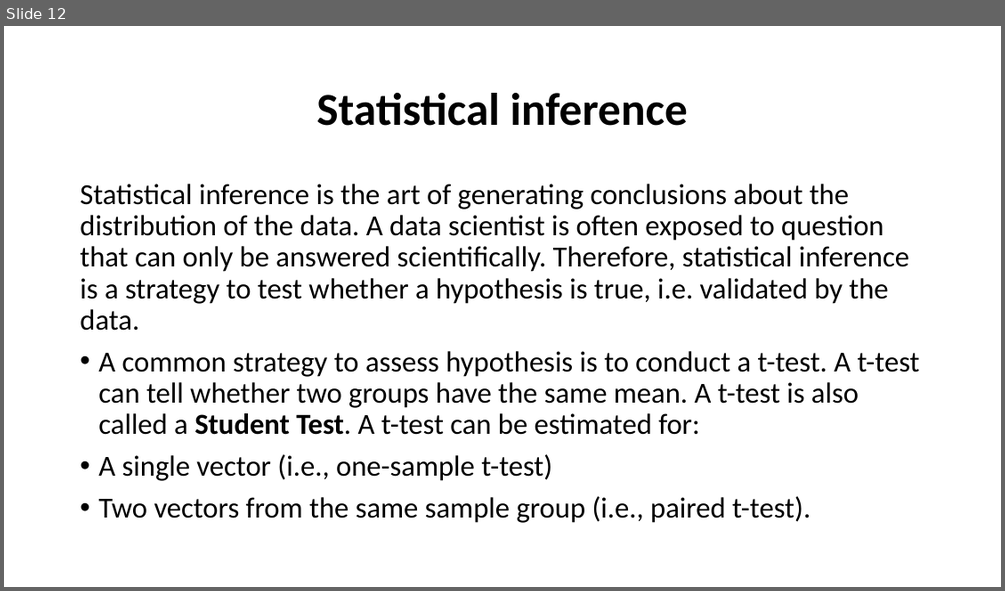
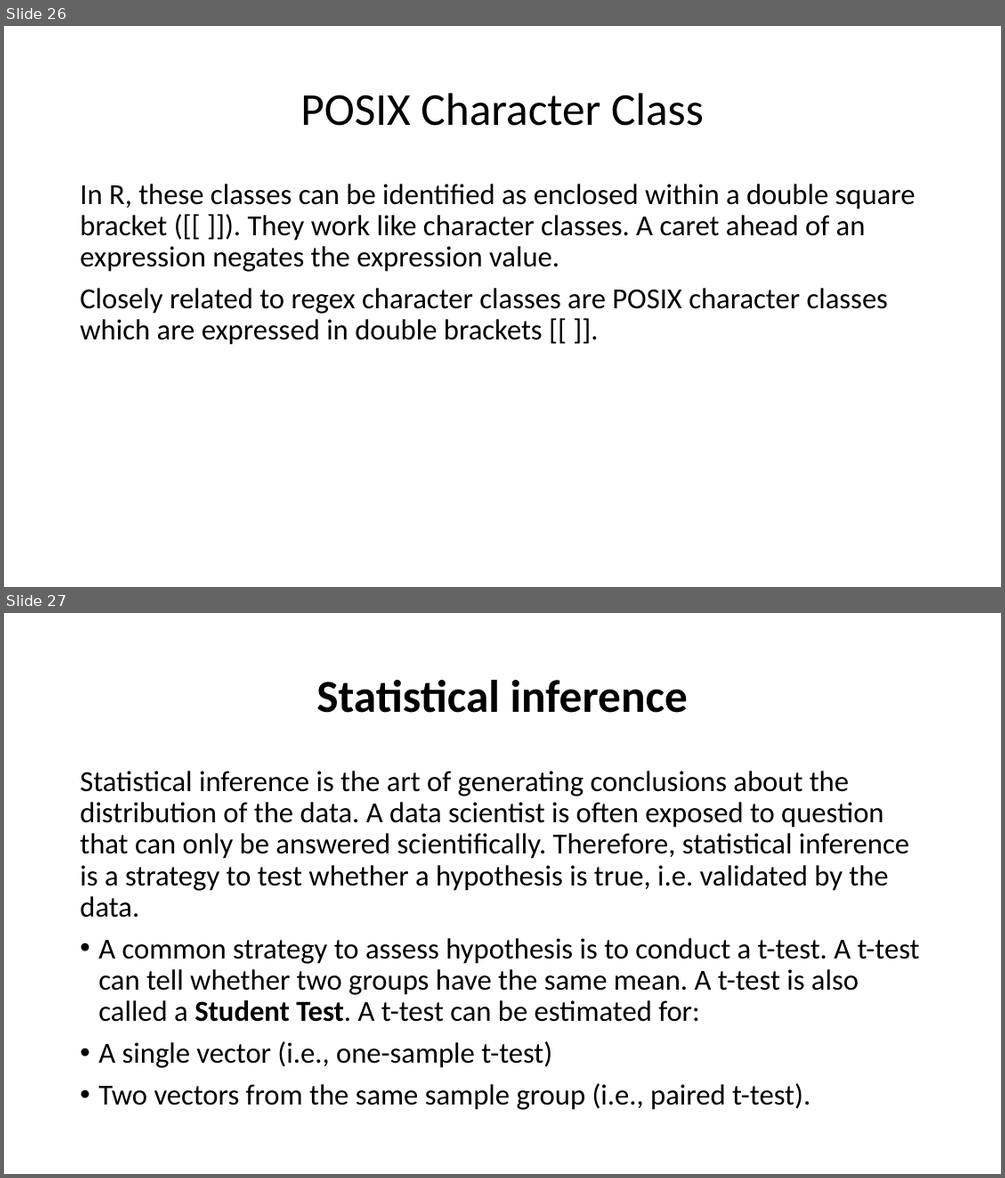
Before and after one commit to brainmentorspvtltd/R_OnlineTraining, a slide deck: RProgramming_ppt.pptx. Shown one above the other, each under a label of ours: slide 12 before the commit, slides 26 and 27 after it. The pictures are 1005x591 and 1005x1178 pixels, drawn with LibreOffice and Linux fonts; fonts in the diff are those of the drawing. Boxes give left, top, right and bottom in pixels: in the first picture for what was removed or moved away, otherwise in the second. Text is boxed around its words. In the diff, an @@ line names an element or a change of style, - is before the commit and + after.

```diff
--- a/RProgramming_ppt.pptx
+++ b/RProgramming_ppt.pptx
@@ slide 26 added at [4, 26, 1001, 587], background #FFFFFF @@
@@ title added at [300, 93, 704, 126], 44 pt, text #000000 @@
+POSIX Character Class
@@ text added at [80, 184, 915, 345], 28 pt, text #000000 @@
+In R, these classes can be identified as enclosed within a double square bracket ([[ ]]). They work like character classes. A caret ahead of an expression negates the expression value.
+Closely related to regex character classes are POSIX character classes which are expressed in double brackets [[ ]].
@@ what was slide 12 is now slide 27 @@
```
Also in this commit, not shown: 14 other slides added, 3 other files.
